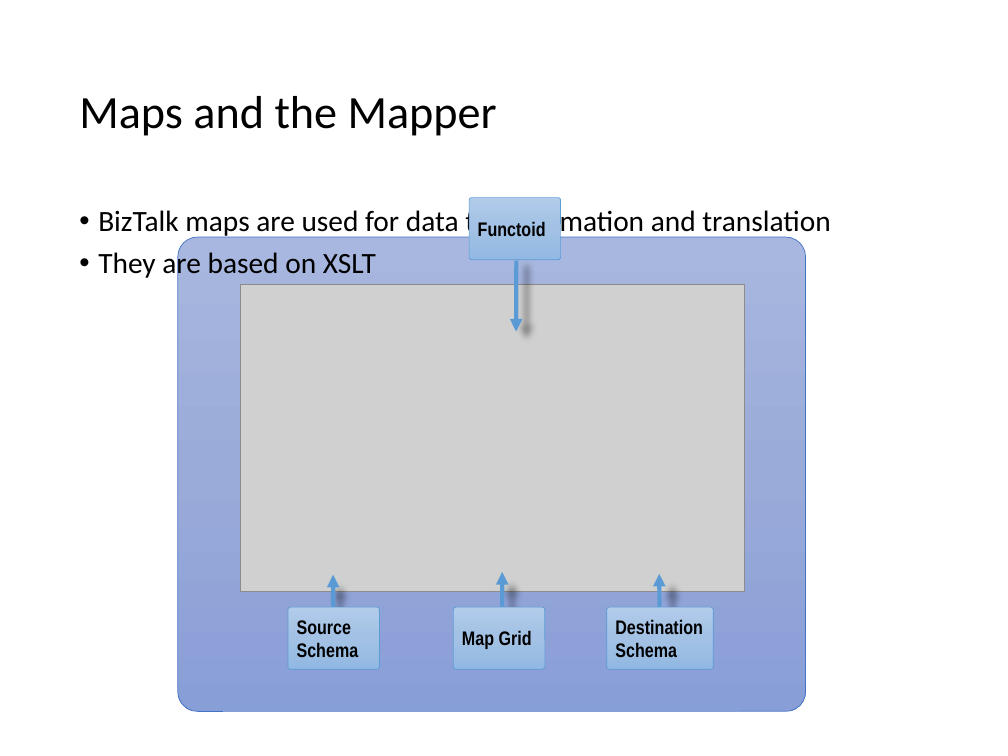
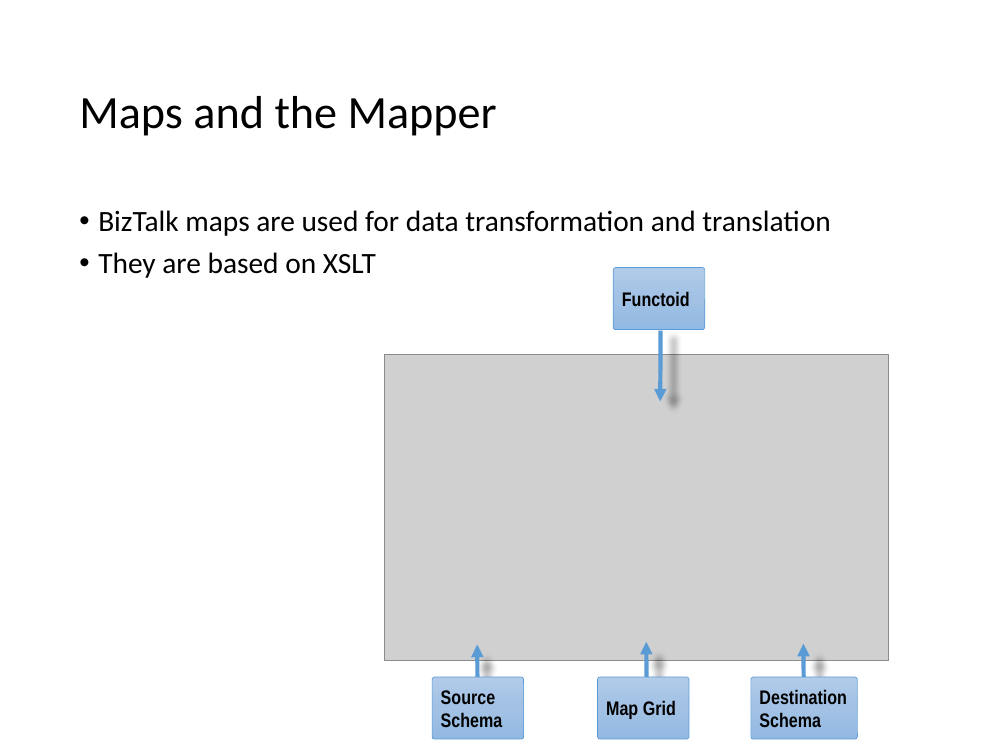
Before and after one commit to wmmihaa/BizTalk-Server---Developing-Integration-Solutions, a slide deck: slide 54 of Slides/Module 1 - Introduction to BizTalk Server.pptx (slide 47 before the commit). Drawn at 1008x756 pixels with LibreOffice and Linux fonts; fonts in the diff are those of the drawing; grey boxes stand for pictures. Boxes give left, top, right and bottom in pixels: in the first picture for what was removed or moved away, otherwise in the second. Text is boxed around its words. In the diff, an @@ line names an element or a change of style, - is before the commit and + after.

```diff
--- a/Slides/Module 1 - Introduction to BizTalk Server.pptx
+++ b/Slides/Module 1 - Introduction to BizTalk Server.pptx
@@ rounded rectangle removed at [177,237,805,712] @@
@@ 4 rounded rectangles, 4 arrows, 1 picture: place and size @@
-4 rounded rectangles, 4 arrows, 1 picture at [241,198,745,669]
+4 rounded rectangles, 4 arrows, 1 picture at [385,267,889,740]
```
Also in this commit, not shown: 24 other slides changed, 7 slides added, 1 other file.
